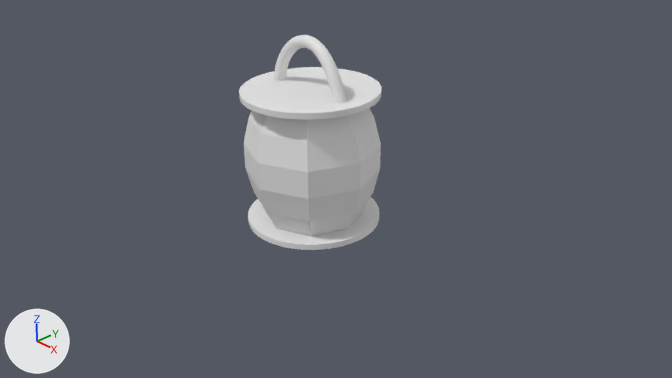
Renders of the Blender file Assets/lantern.blend from each side of a commit.
Rendered twice from the file's camera 'Camera'. The lights are fixed; the arrows at lower left show +X, +Y and +Z.
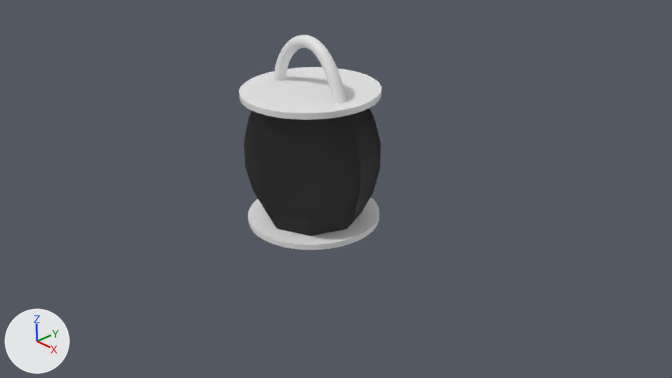
Commit message: Updated lantern .blend and .obj with glass material

What changed in the scene script:
```text
Add mat_material_001:
    mat_material_001 = bpy.data.materials.new('Material.001')
    mat_material_001.use_nodes = True; mat_material_001.node_tree.nodes.clear()
    _N = mat_material_001.node_tree.nodes; _L = mat_material_001.node_tree.links
    n0 = _N.new('ShaderNodeOutputMaterial'); n0.name = 'Material Output'
    n1 = _N.new('ShaderNodeBsdfGlass'); n1.name = 'Glass BSDF'
    n1.distribution = 'BECKMANN'
    n1.inputs[0].default_value = (0.296, 0.296, 0.296, 1.0)  # 'Color', grey #949494
    n1.inputs[1].default_value = 0.613  # 'Roughness'
    n1.inputs[2].default_value = 1.45  # 'IOR'
    _L.new(n1.outputs[0], n0.inputs[0])  # 'BSDF' to 'Surface'
Change me_cylinder_003:
    where me_cylinder_003.from_pydata(...)  # 48 vertices, 42 faces; spans x -1.0..1.0, y -1.0..1.0, z -1.0..1.0
    add me_cylinder_003.materials.append(mat_material_001)
```

Changed parts and their boxes [x1, y1, x2, y2] in the pictures (672 x 378 px):
'Cylinder', recoloured: [244, 108, 381, 236] in both
